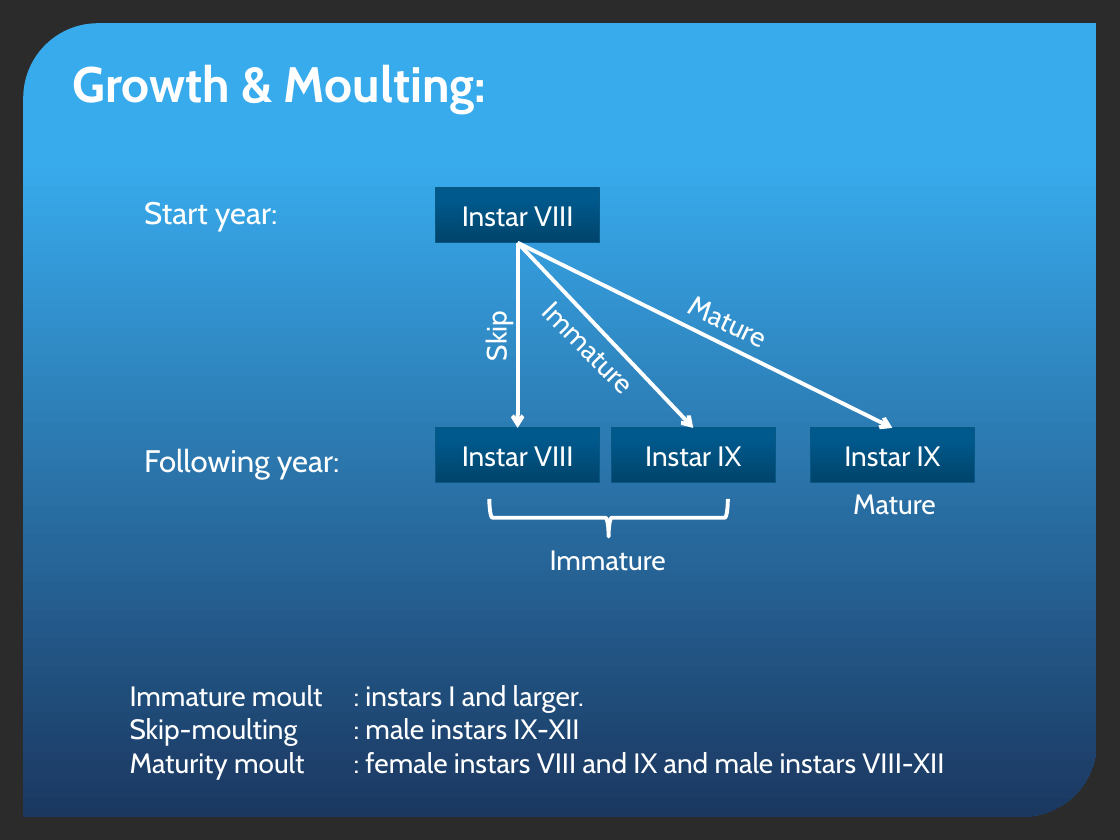
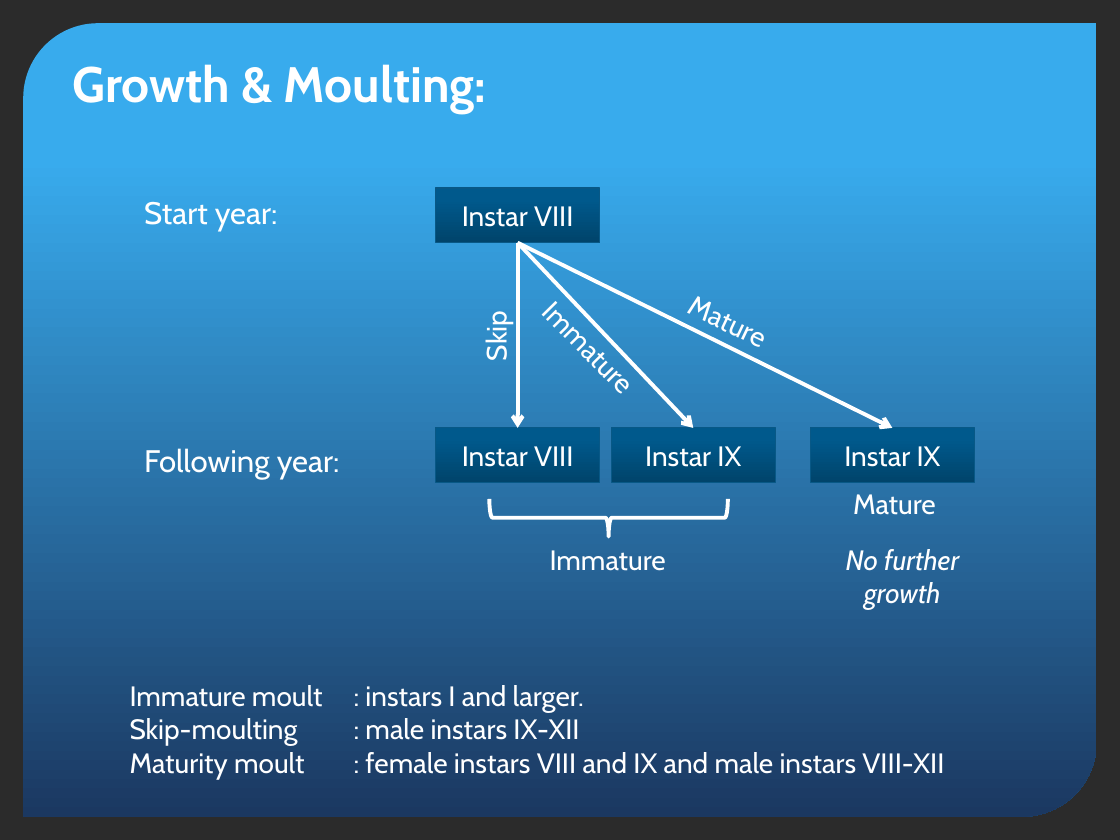
Before and after one commit to TobieSurette/snow-crab-population-dynamics, a slide deck: slide 7 of snow crab/Population Model.pptx. Drawn at 1120x840 pixels with LibreOffice and Linux fonts; fonts in the diff are those of the drawing; background and template pictures are left out; a plain dark background stands for a picture behind light text. Boxes give left, top, right and bottom in pixels: in the first picture for what was removed or moved away, otherwise in the second. Text is boxed around its words. In the diff, an @@ line names an element or a change of style, - is before the commit and + after.

```diff
--- a/snow crab/Population Model.pptx
+++ b/snow crab/Population Model.pptx
@@ text added at (x1=846, y1=549, x2=959, y2=610), 18 pt, text #FFFFFF, italic @@
+No further growth
```
Also in this commit, not shown: 7 other slides changed, 6 slides added, 5 slides removed, 15 other files.
